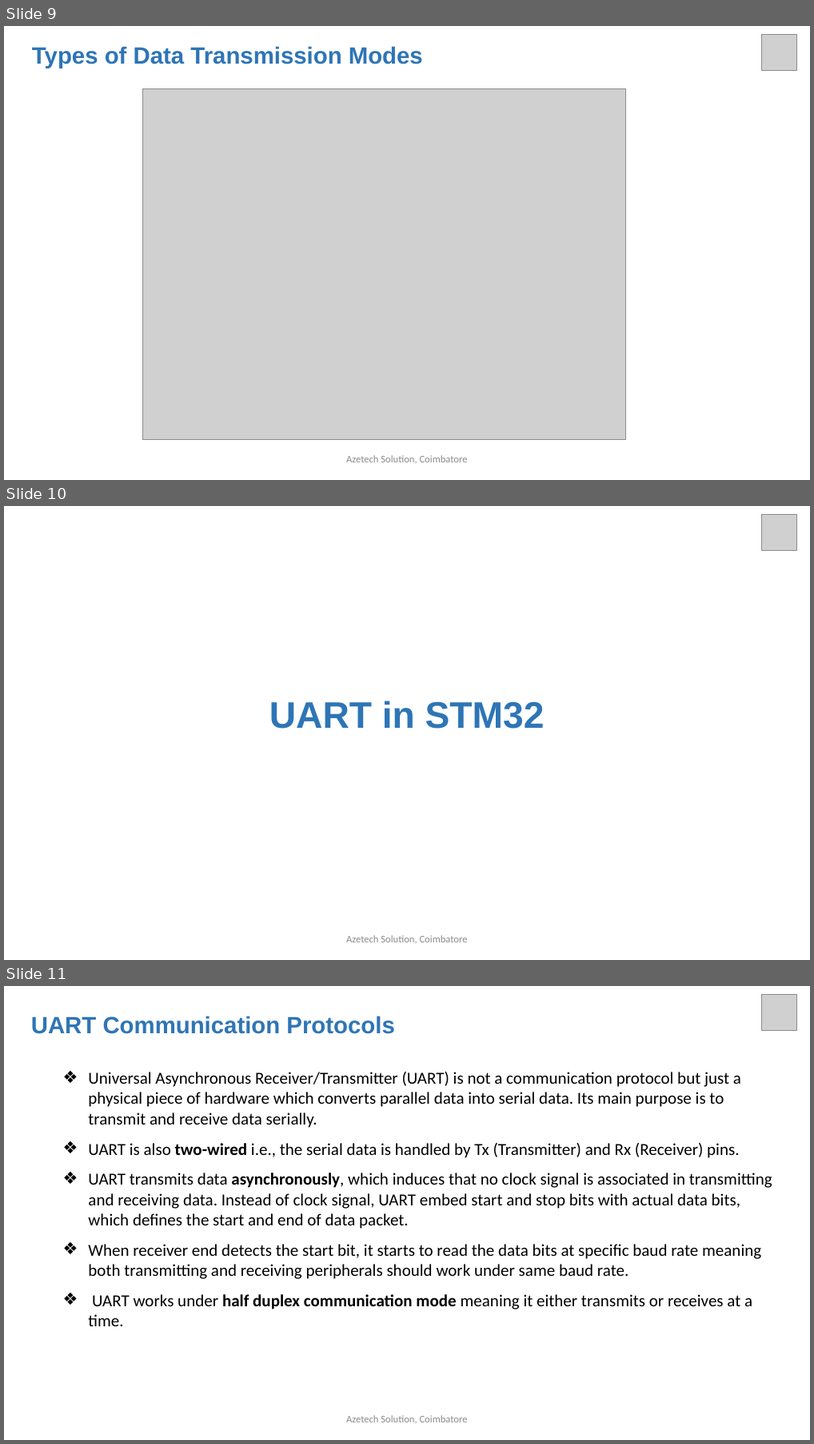
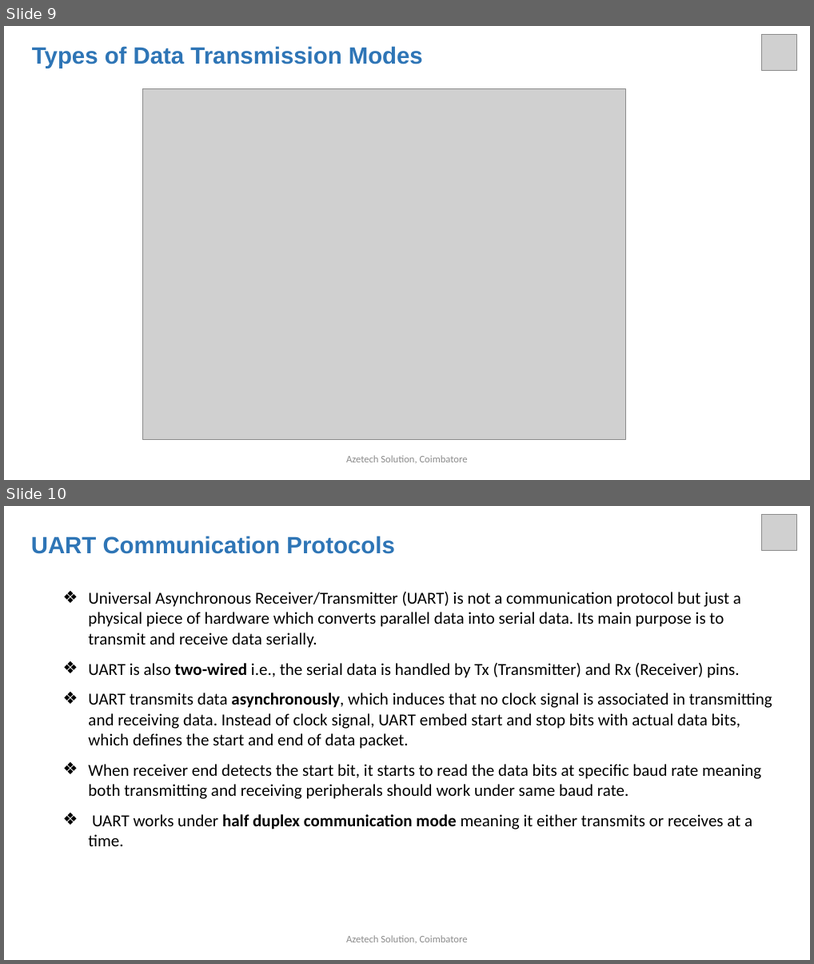
Before and after one commit to arulnelson/AZETECH-CLASS-NOTES, a slide deck: STM32_DOCS/STM32_UART.pptx. Shown one above the other, each under a label of ours: slides 9, 10 and 11 before the commit, slides 9 and 10 after it. The pictures are 814x1444 and 814x964 pixels, drawn with LibreOffice and Linux fonts; fonts in the diff are those of the drawing; grey boxes stand for pictures. Boxes give left, top, right and bottom in pixels: in the first picture for what was removed or moved away, otherwise in the second. Text is boxed around its words. In the diff, an @@ line names an element or a change of style, - is before the commit and + after.

```diff
--- a/STM32_DOCS/STM32_UART.pptx
+++ b/STM32_DOCS/STM32_UART.pptx
@@ slide 10 removed at [4, 506, 810, 960], background #FFFFFF @@
@@ picture removed at [762, 515, 798, 550] @@
@@ title removed at [270, 700, 545, 728] @@
-UART in STM32
@@ text removed at [346, 935, 468, 943] @@
-Azetech Solution, Coimbatore
@@ what was slide 11 is now slide 10 @@
```
Also in this commit, not shown: 3 slides changed.
